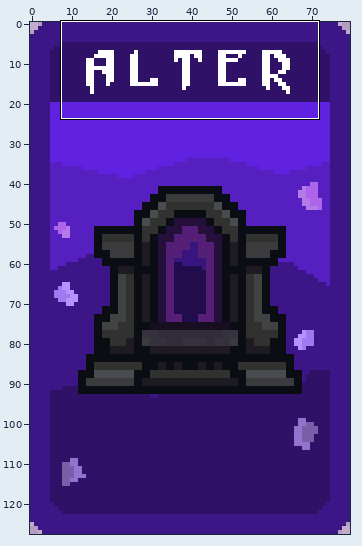
Sprite sheet -- Assets/Cards/Ready To Use/Alter_2.png. The picture above shows the old version from afar; the outline marks the close-up.
Close-up. First the earlier version:
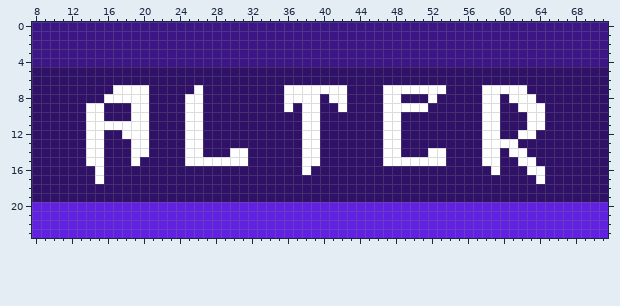
The file is 80x128 pixels. Colours within 5 levels of each other are drawn and written as one. Shown: x 8..71, y 0..23.
The same view after the edit:
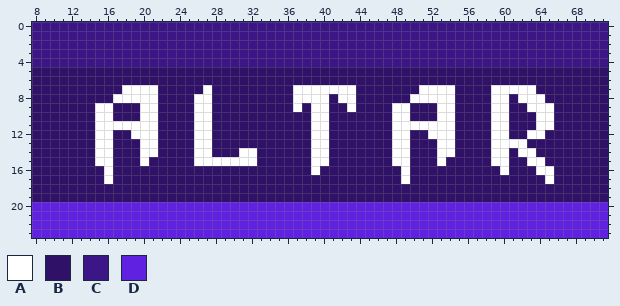
Palette (. is transparent): A #ffffff  B #301168  C #3c1687  D #6121e0
Difference:
Changed rows in their new state; - is an unchanged pixel.
first column x 14:
 7 ---B---A----BA--------B------A---BBBB---A---B----A--
 8 --B----A---B-A--------B---AB-A---BB-AA-AA---B-AB--A-
 9 B-A--B-A---B-A--------BAB-A-BA---B--BB-AA---B-A-B--A
10 B-A--B-A---B-A----------B-A------B-A---AA---B-A--B-A
11 B------A---B-A----------B-A------B-AAAAAA---B-A--B-A
12 B-A-B--A---B-A----------B-A------B-A--AAA---B-A-B-A-
13 B-A--B-A---B-A----------B-A------B-A---AA---B---A---
14 B-A--B-A---B-A--B-A-----B-A------B-A--B-A---B-AB-A--
15 B-A--BA----B------A-----B-A------B--BBB-----B-A-B-A-
16 -BA---------------------BA---------A---------BA--B-A
17 -BA--------------------------------A--------------BA
Pixel boxes of the changes (left, top, right, bottom) in both close-ups:
changed: (86, 85, 356, 184)
changed: (383, 85, 554, 184)
